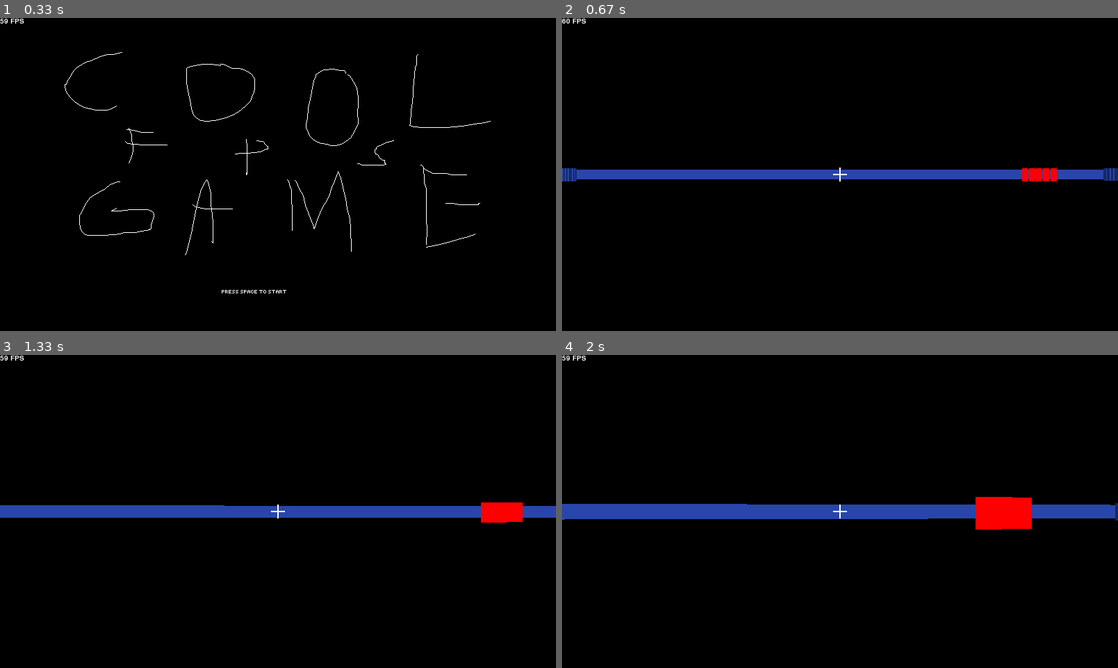
Above: before the commit, frames 1-4 (two rows, left to right).
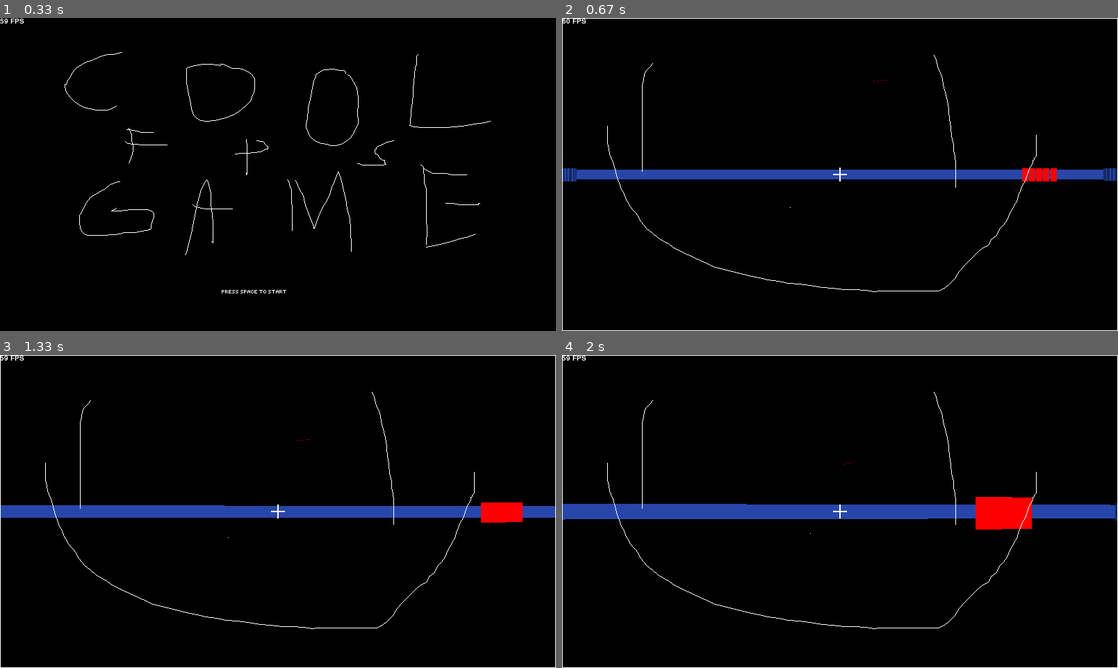
Above: after the commit, the same moments.

Repository: MuhDash73/pygame_fps
Game: pygame game, started from main.py
Two runs of this game, one before a commit and one after it. Both use one fixed random seed, a clock stepped at 60 frames per second and the inputs below.
Inputs:
- Up to frame 1 (0.33 s): no input
- Up to frame 2 (0.67 s): tap Space at 0.33 s
- Up to frame 3 (1.33 s): hold Right 0.67-1.13 s; tap Space at 0.73, 1.03, 1.23 s; hold Up from 1.17 s (still down); hold W from 1.17 s (still down)
- Up to frame 4 (2 s): release Up at 1.47 s; release W at 1.47 s; hold Right 1.5-1.97 s; hold D 1.5-1.97 s; tap Space at 1.57, 1.87 s

Frame 1 is identical in both runs. In frame 2, 1.0% of the frame differs, in the area x 0-100%, y 0-100%; in frame 3, 1.0%; in frame 4, 1.0%.

Commit message:
started making end screen

Diff:
--- a/enemy.py
+++ b/enemy.py
@@ -116,5 +116,4 @@
                     index = bisect.bisect_right(temp_result, v_cords.y)
                 except:
                     print(temp_result, v_cords.y)
-                    jasdf
                 raycaster.result.insert(index, (v_cords.y, False, self, None))
--- a/game.py
+++ b/game.py
@@ -23,6 +23,7 @@
         self.visible_sprites_playing = pygame.sprite.Group()
         self.visible_sprites_playing_test = pygame.sprite.Group()
         self.obstacle_sprites = pygame.sprite.Group()
+        self.enemies = pygame.sprite.Group()
         self.raycastables = []
         self.create_map()
         self.create_other_visible_sprites()
@@ -62,7 +63,7 @@
                                 #print("added player")
                             elif col == "3":
                                 for i in range(5):
-                                    self.latest_enemy = Enemy(x + i*5, y, self.obstacle_sprites, self.player, [self.visible_sprites_playing_test, self.other_updatable_sprites, self.entity_sprites])
+                                    self.latest_enemy = Enemy(x + i*5, y, self.obstacle_sprites, self.player, [self.visible_sprites_playing_test, self.other_updatable_sprites, self.entity_sprites, self.enemies])
                                     self.seenenemy = SeenEnemy(self.latest_enemy, [self.other_updatable_sprites], self.player)
                                     self.latest_enemy.add_seenenemy(self.seenenemy)
                                 temp_list.append(0)
@@ -93,7 +94,9 @@
             self.raycaster.draw_rays(self.surface)
             self.visible_sprites_playing.draw(self.surface)
             self.raycaster.raycast()
-            #self.visible_sprites_playing_test.draw(self.surface)
+            if self.enemies.sprites() == []:
+                self.state = "end_screen"
+            self.visible_sprites_playing_test.draw(self.surface)
 
         elif self.state == "end_screen":
             pass
--- a/main.py
+++ b/main.py
@@ -96,12 +96,5 @@
 
 
 '''
-make bulklet go up or down
-6, 300
-6 pixels up = 300 pixels away
-300/6 = 50
-150 pixels away = 12 pixels up
-75 = 24
-div by 0
-[0.944089, 0.329691]
+add win + lose + pause
 '''
